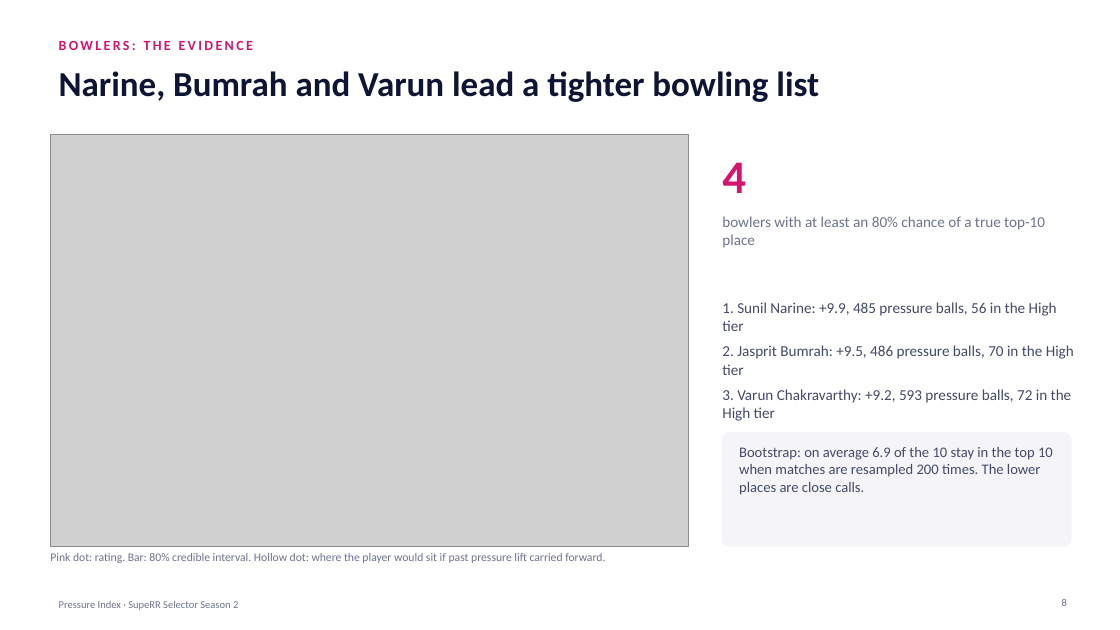
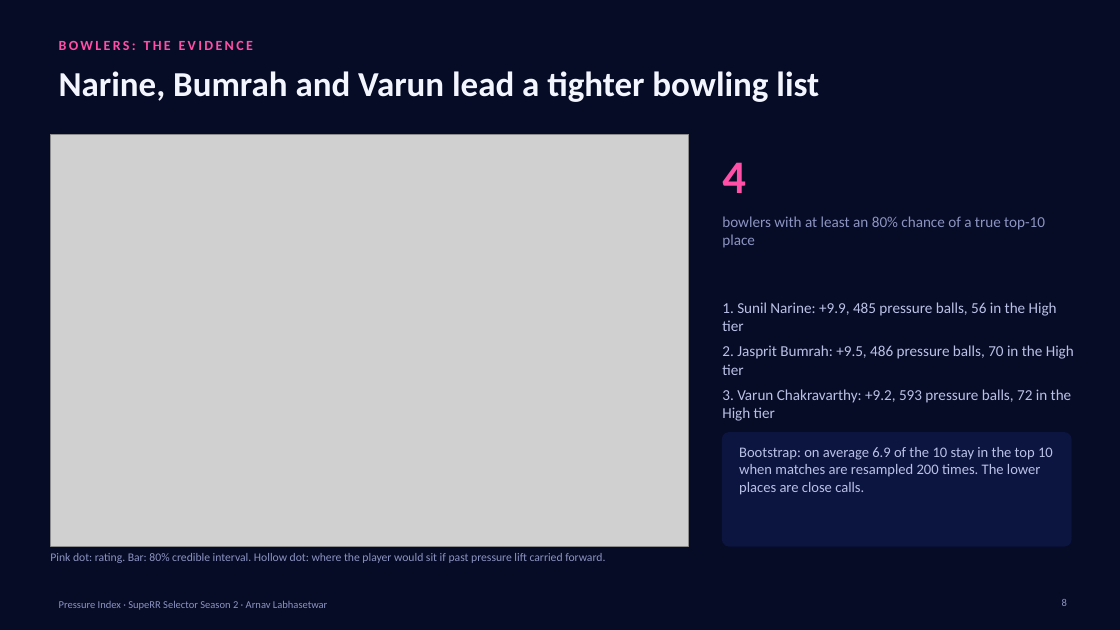
Before and after one commit to ArnavLabh/SupeRR-Selector-Hackathon-Season-2, a slide deck: slide 8 of reports/Pressure_Index_Executive_Deck.pptx. Drawn at 1120x630 pixels with LibreOffice and Linux fonts; fonts in the diff are those of the drawing; grey boxes stand for pictures; background and template pictures are left out. Boxes give left, top, right and bottom in pixels: in the first picture for what was removed or moved away, otherwise in the second. Text is boxed around its words. In the diff, an @@ line names an element or a change of style, - is before the commit and + after.

```diff
--- a/reports/Pressure_Index_Executive_Deck.pptx
+++ b/reports/Pressure_Index_Executive_Deck.pptx
@@ background #FFFFFF to #060B26 @@
@@ text "BOWLERS: THE EVIDENCE" at (x1=59, y1=41, x2=253, y2=50): text colour #D4146F to #FF4FA6 @@
@@ title "Narine, Bumrah and Varun lead ..." at (x1=59, y1=71, x2=819, y2=102): text colour #0E1433 to #F3F5FF @@
@@ text "4" at (x1=722, y1=162, x2=746, y2=193): text colour #D4146F to #FF4FA6 @@
@@ text "1. Sunil Narine: +9.9, 485 ..." at (x1=722, y1=302, x2=1074, y2=421): text colour #434A6B to #BAC1E6 @@
@@ rounded rectangle at (x1=723, y1=433, x2=1071, y2=546): fill #F5F4F9 to #0C1440; outline #F5F4F9 1 pt to #0C1440 1 pt @@
@@ text "Bootstrap: on average 6.9 of ..." at (x1=739, y1=447, x2=1053, y2=495): text colour #434A6B to #BAC1E6 @@
@@ text colour #6D7392 to #8C94C2 in 3 elements at (x1=722, y1=216, x2=1045, y2=248), (x1=50, y1=553, x2=605, y2=563), (x1=1062, y1=599, x2=1067, y2=606) @@
@@ text at (x1=59, y1=601, x2=327, y2=610): text changed; text colour #6D7392 to #8C94C2 @@
-Pressure Index · SupeRR Selector Season 2
+Pressure Index · SupeRR Selector Season 2 · Arnav Labhasetwar
```
Also in this commit, not shown: 10 other slides changed, 39 other files.
